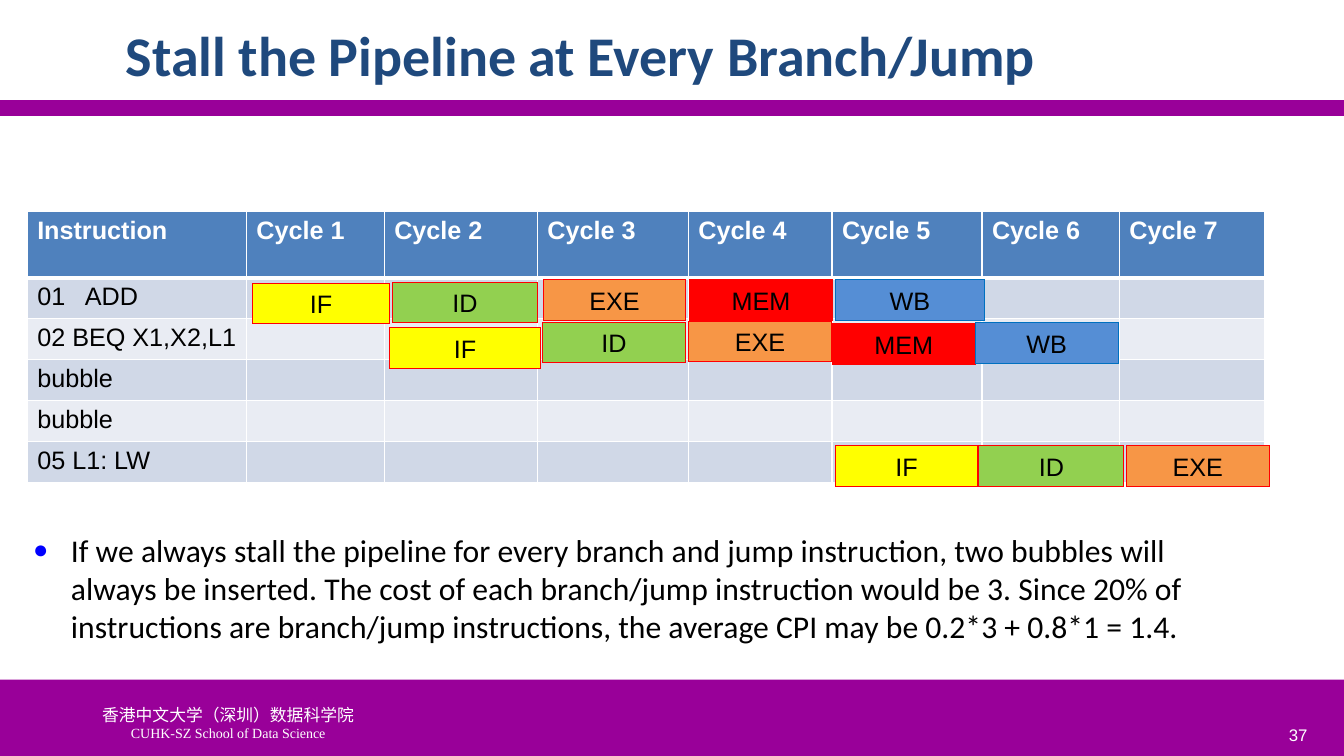
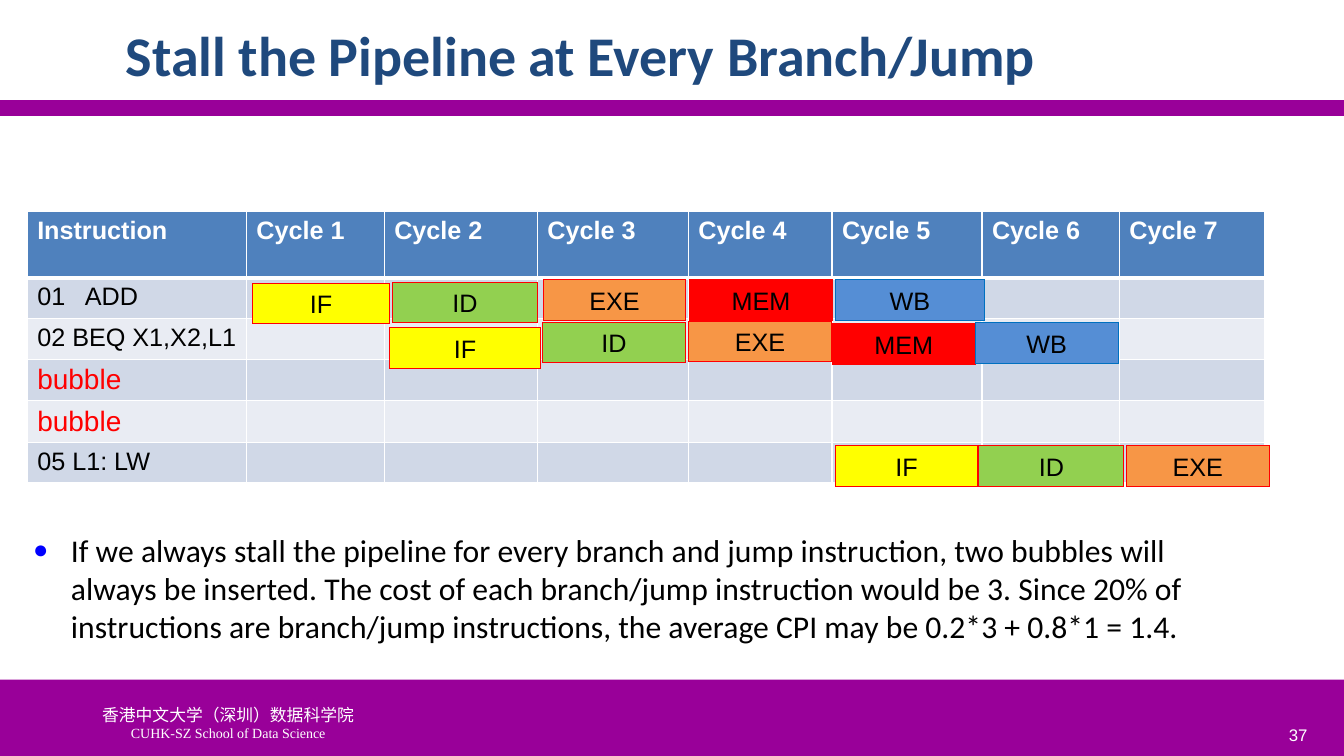
Before and after one commit to SUNCHAOYI923/CMU_CSAPP, a slide deck: slide 37 of slide/CA3060-4-Hazards.pptx. Drawn at 1344x756 pixels with LibreOffice and Linux fonts; fonts in the diff are those of the drawing; background and template pictures are left out. Boxes give left, top, right and bottom in pixels: in the first picture for what was removed or moved away, otherwise in the second. Text is boxed around its words. In the diff, an @@ line names an element or a change of style, - is before the commit and + after.

```diff
--- a/slide/CA3060-4-Hazards.pptx
+++ b/slide/CA3060-4-Hazards.pptx
@@ table at (27,212,1265,492) @@
@@ size 18 to 20 pt, text colour #000000 to #FF0000 in "bubble", "bubble" @@
```
Also in this commit, not shown: 2 other slides changed, 3 slides added, 3 other files.
